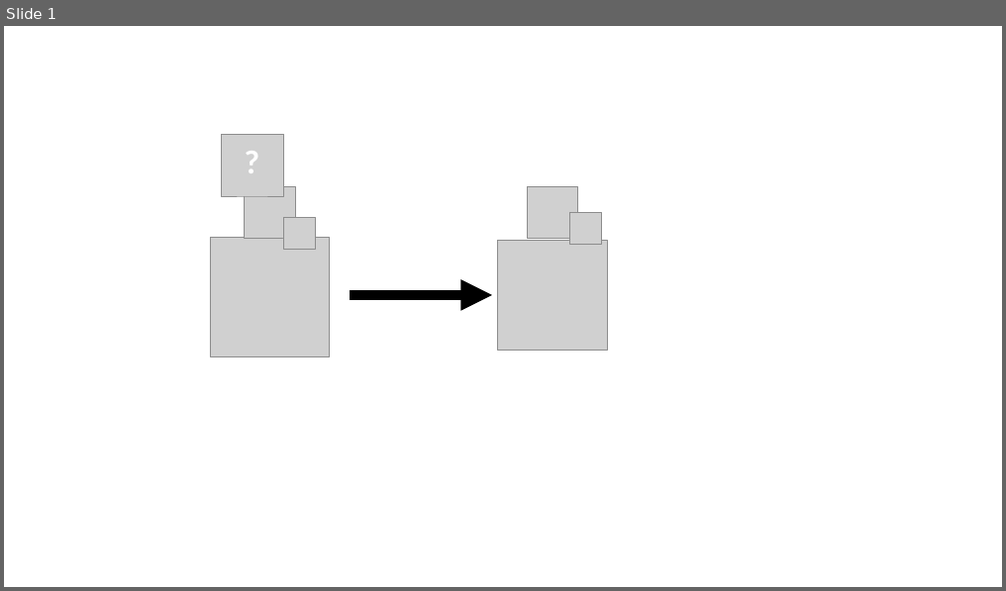
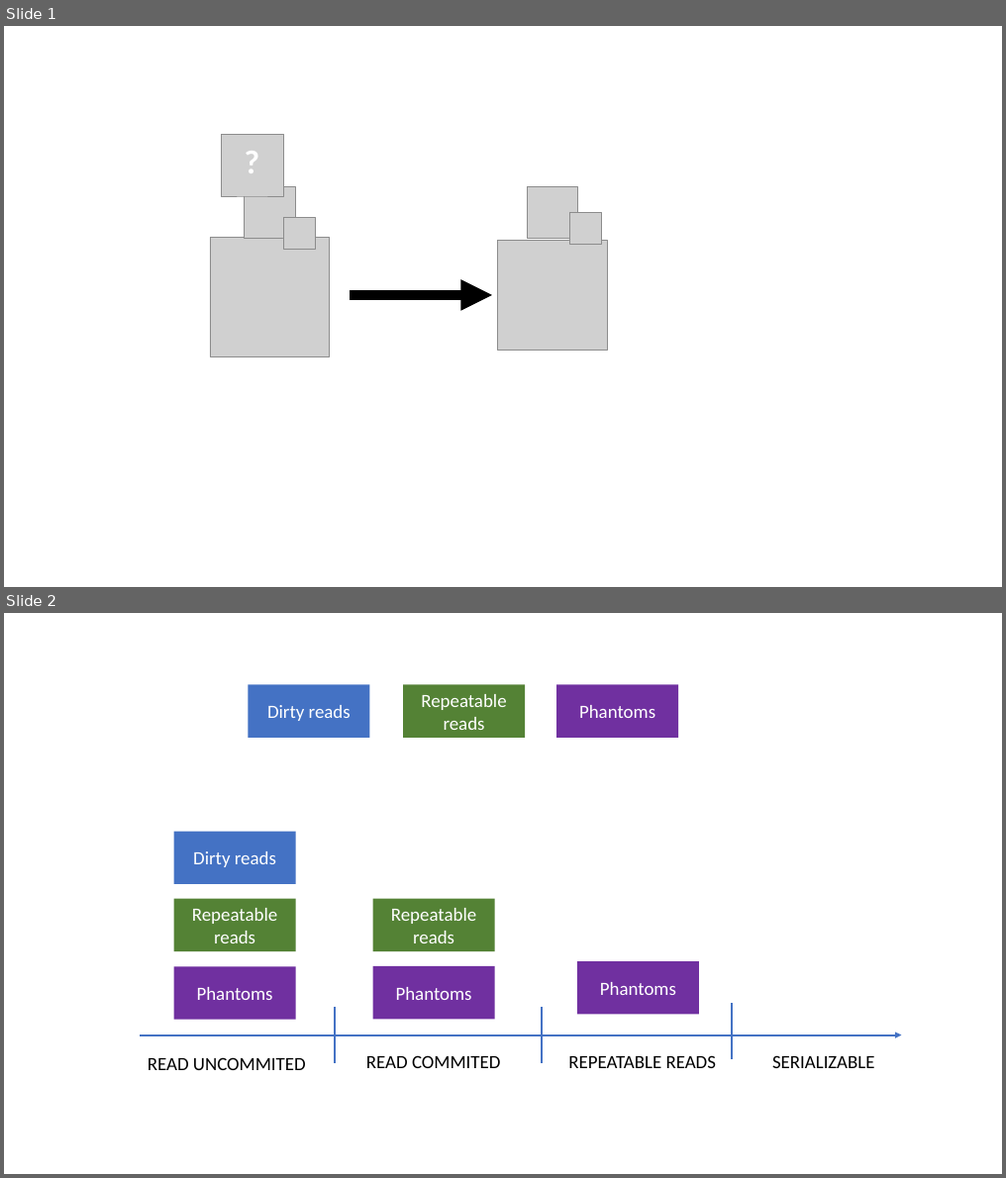
Before and after one commit to funkycodeblog/blogengine, a slide deck: _devops/Presentations/FunkyCode Articles.pptx. Shown one above the other, each under a label of ours: slide 1 before the commit, slides 1 and 2 after it. The pictures are 1006x591 and 1006x1178 pixels, drawn with LibreOffice and Linux fonts; fonts in the diff are those of the drawing; grey boxes stand for pictures. Boxes give left, top, right and bottom in pixels: in the first picture for what was removed or moved away, otherwise in the second. Text is boxed around its words. In the diff, an @@ line names an element or a change of style, - is before the commit and + after.

```diff
--- a/_devops/Presentations/FunkyCode Articles.pptx
+++ b/_devops/Presentations/FunkyCode Articles.pptx
@@ slide 2 added at <box>4,613,1002,1174</box>, background #FFFFFF @@
@@ rectangle added at <box>249,685,370,738</box>, fill #4472C4, 18 pt, text #FFFFFF @@
+Dirty reads
@@ rectangle added at <box>403,685,525,738</box>, fill #548235, 18 pt, text #FFFFFF @@
+Repeatable reads
@@ rectangle added at <box>556,685,678,738</box>, fill #7030A0, 18 pt, text #FFFFFF @@
+Phantoms
@@ rectangle added at <box>174,832,296,884</box>, fill #4472C4, 18 pt, text #FFFFFF @@
+Dirty reads
@@ rectangle added at <box>174,899,296,953</box>, fill #548235, 18 pt, text #FFFFFF @@
+Repeatable reads
@@ rectangle added at <box>373,899,495,953</box>, fill #548235, 18 pt, text #FFFFFF @@
+Repeatable reads
@@ rectangle added at <box>174,967,296,1020</box>, fill #7030A0, 18 pt, text #FFFFFF @@
+Phantoms
@@ rectangle added at <box>373,966,495,1020</box>, fill #7030A0, 18 pt, text #FFFFFF @@
+Phantoms
@@ rectangle added at <box>577,961,699,1015</box>, fill #7030A0, 18 pt, text #FFFFFF @@
+Phantoms
@@ line added from (334, 1007) to (334, 1063), #4472C4 2 pt @@
@@ line added from (542, 1007) to (542, 1063), #4472C4 2 pt @@
@@ line added from (733, 1003) to (733, 1059), #4472C4 2 pt @@
@@ arrow added from (141, 1035) to (902, 1035), #4472C4 2 pt @@
@@ text added at <box>148,1058,306,1070</box>, 18 pt, text #000000 @@
+READ UNCOMMITED
@@ text added at <box>366,1056,500,1068</box>, 18 pt, text #000000 @@
+READ COMMITED
@@ text added at <box>568,1056,717,1068</box>, 18 pt, text #000000 @@
+REPEATABLE READS
@@ text added at <box>772,1056,875,1068</box>, 18 pt, text #000000 @@
+SERIALIZABLE
```
Also in this commit, not shown: 5 other files.
